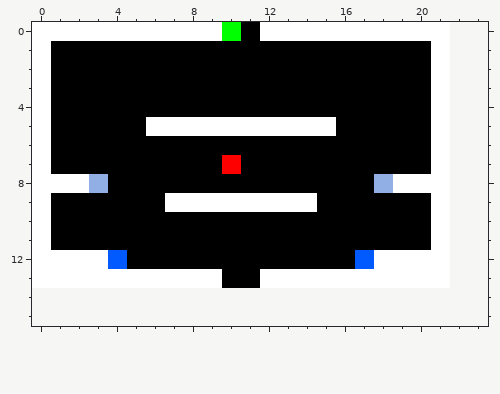
Pixel-art sprite, stored at data/levels.png. The picture above is the old version.
The file is 22x14 pixels. Colours within 5 levels of each other are drawn and written as one. The old version is drawn lined up with the new one, on the new canvas.
Once edited:
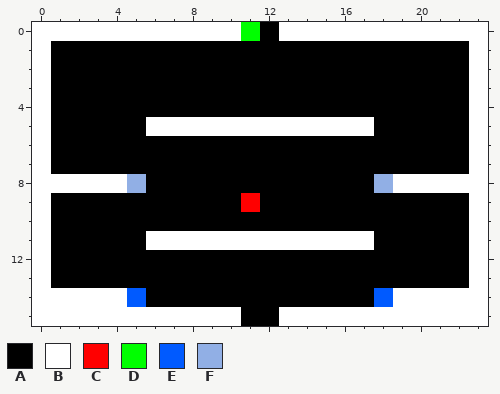
Palette (. is transparent): A #000000  B #ffffff  C #ff0000  D #00ff00  E #005aff  F #91afe5
From old to new:
canvas 22x14 -> 24x16
@@ x 0..23 @@
- 0 BBBBBBBBBBDABBBBBBBBBB..
- 1 BAAAAAAAAAAAAAAAAAAAAB..
- 2 BAAAAAAAAAAAAAAAAAAAAB..
- 3 BAAAAAAAAAAAAAAAAAAAAB..
- 4 BAAAAAAAAAAAAAAAAAAAAB..
- 5 BAAAAABBBBBBBBBBAAAAAB..
- 6 BAAAAAAAAAAAAAAAAAAAAB..
- 7 BAAAAAAAAACAAAAAAAAAAB..
- 8 BBBFAAAAAAAAAAAAAAFBBB..
- 9 BAAAAAABBBBBBBBAAAAAAB..
-10 BAAAAAAAAAAAAAAAAAAAAB..
-11 BAAAAAAAAAAAAAAAAAAAAB..
-12 BBBBEAAAAAAAAAAAAEBBBB..
-13 BBBBBBBBBBAABBBBBBBBBB..
-14 ........................
-15 ........................
+ 0 BBBBBBBBBBBDABBBBBBBBBBB
+ 1 BAAAAAAAAAAAAAAAAAAAAAAB
+ 2 BAAAAAAAAAAAAAAAAAAAAAAB
+ 3 BAAAAAAAAAAAAAAAAAAAAAAB
+ 4 BAAAAAAAAAAAAAAAAAAAAAAB
+ 5 BAAAAABBBBBBBBBBBBAAAAAB
+ 6 BAAAAAAAAAAAAAAAAAAAAAAB
+ 7 BAAAAAAAAAAAAAAAAAAAAAAB
+ 8 BBBBBFAAAAAAAAAAAAFBBBBB
+ 9 BAAAAAAAAAACAAAAAAAAAAAB
+10 BAAAAAAAAAAAAAAAAAAAAAAB
+11 BAAAAABBBBBBBBBBBBAAAAAB
+12 BAAAAAAAAAAAAAAAAAAAAAAB
+13 BAAAAAAAAAAAAAAAAAAAAAAB
+14 BBBBBEAAAAAAAAAAAAEBBBBB
+15 BBBBBBBBBBBAABBBBBBBBBBB
Pixel boxes of the changes (left, top, right, bottom) in both pictures:
changed: (32, 22, 488, 326)
